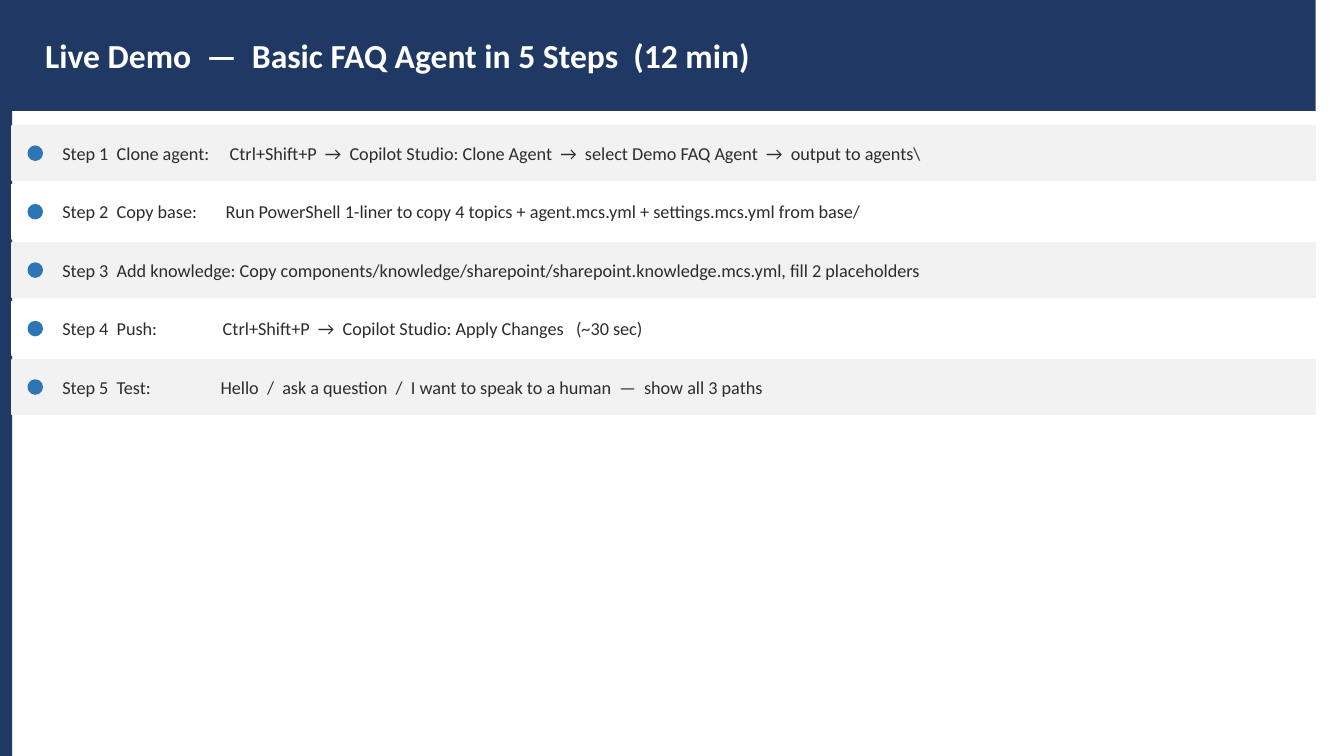
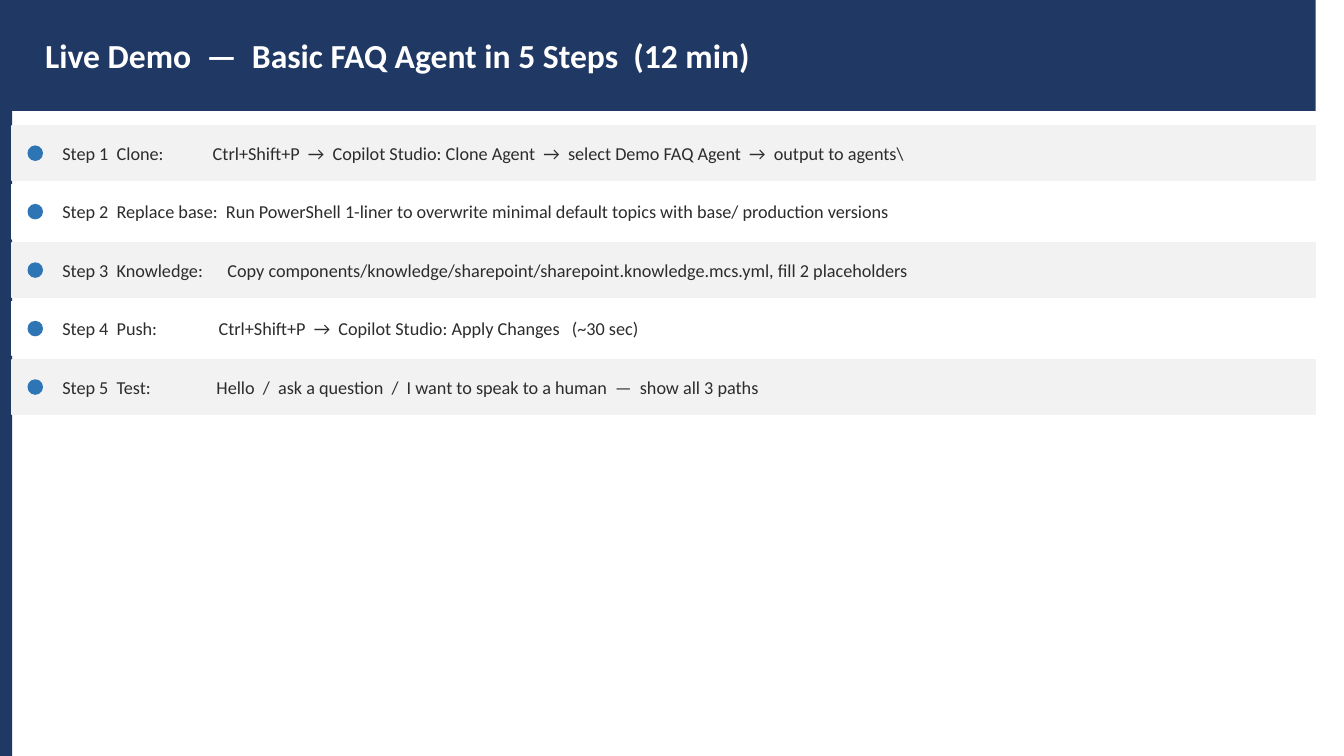
Before and after one commit to ramyabhargavi-p/copilot-studio-templates, a slide deck: slide 12 of docs/demo-prep-presentation.pptx (slide 11 before the commit). Drawn at 1344x756 pixels with LibreOffice and Linux fonts; fonts in the diff are those of the drawing. Boxes give left, top, right and bottom in pixels: in the first picture for what was removed or moved away, otherwise in the second. Text is boxed around its words. In the diff, an @@ line names an element or a change of style, - is before the commit and + after.

```diff
--- a/docs/demo-prep-presentation.pptx
+++ b/docs/demo-prep-presentation.pptx
@@ text at bbox=[62, 147, 904, 163]: text changed @@
-Step 1 Clone agent: Ctrl+Shift+P → Copilot Studio: Clone Agent → select Demo FAQ Agent → output to agents\
+Step 1 Clone: Ctrl+Shift+P → Copilot Studio: Clone Agent → select Demo FAQ Agent → output to agents\
@@ text at bbox=[62, 205, 889, 221]: text changed @@
-Step 2 Copy base: Run PowerShell 1-liner to copy 4 topics + agent.mcs.yml + settings.mcs.yml from base/
+Step 2 Replace base: Run PowerShell 1-liner to overwrite minimal default topics with base/ production versions
@@ text at bbox=[62, 264, 907, 280]: text changed @@
-Step 3 Add knowledge: Copy components/knowledge/sharepoint/sharepoint.knowledge.mcs.yml, fill 2 placeholders
+Step 3 Knowledge: Copy components/knowledge/sharepoint/sharepoint.knowledge.mcs.yml, fill 2 placeholders
@@ text "Step 4 Push: Ctrl+Shift+P → ..." rewrapped from bbox=[62, 322, 642, 338] to bbox=[62, 322, 638, 338] @@
@@ text "Step 5 Test: Hello / ..." rewrapped from bbox=[62, 381, 763, 397] to bbox=[62, 381, 759, 397] @@
```
Also in this commit, not shown: 4 other slides changed, 5 slides added, 3 slides removed, 1 other file.
